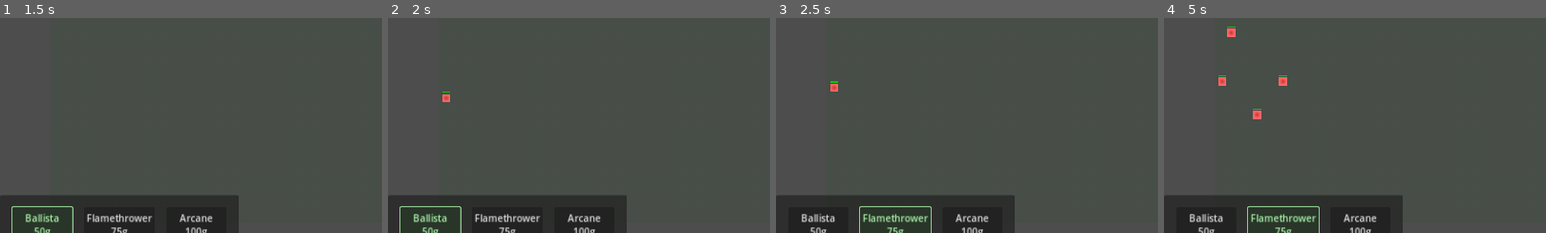
Above: before the commit, frames 1-4 (left to right).
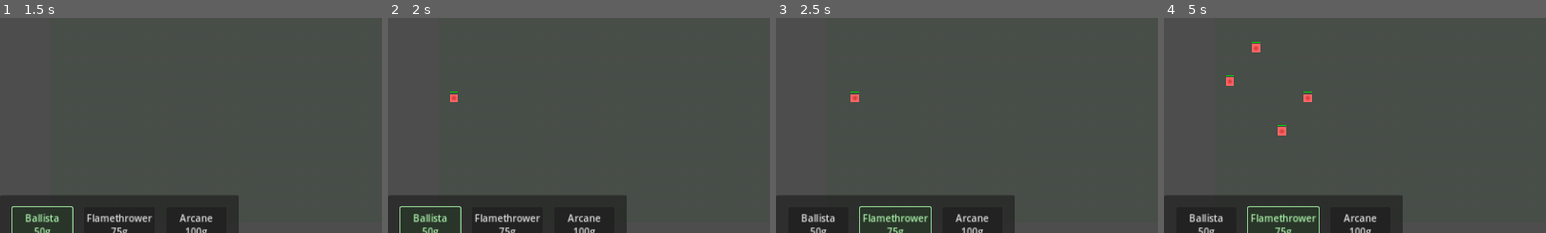
Above: after the commit, the same moments.

Repository: nickmibarra/DTF-2
Game: Godot game, scene res://scenes/TestMap.tscn
Same seed, same stepped clock (60 frames per second), same inputs: the game is played once before the commit and once after it.
Inputs:
- Up to frame 1 (1.5 s): click "Start Wave" at 0.5 s; click "Ballista 50g" at 1.25 s
- Up to frame 2 (2 s): no input
- Up to frame 3 (2.5 s): click "Flamethrower 75g" at 2 s
- Up to frame 4 (5 s): click "Arcane 100g" at 2.75 s; click "Ballista 50g" at 3.5 s; click "Flamethrower 75g" at 4.25 s
The pictures show only the part of the screen within x 0-50%, y 45-95%; the shares and areas given below are measured in that part.

Frame 1 is identical in both runs. In frame 2, 0.2% of the frame differs, in the area x 14-19%, y 34-40%; in frame 3, 0.2%; in frame 4, 0.8%, in the area x 14-39%, y 4-55%.

Commit message:
fix: enemy movement bug right after spawn

Diff:
--- a/scripts/Enemy.gd
+++ b/scripts/Enemy.gd
@@ -39,7 +39,11 @@
 var target_position: Vector2 = Vector2.ZERO
 var target_grid_pos: Vector2 = Vector2.ZERO
 var path_recalc_timer: float = 0.0
-const PATH_RECALC_INTERVAL: float = 1  # Recalculate path every 0.5 seconds if needed
+const PATH_RECALC_INTERVAL: float = 1.0  # Recalculate path every second if needed
+
+# Add initialization delay
+var init_timer: float = 0.0
+const INIT_DELAY: float = 0.1  # Short delay before starting pathfinding
 
 func _ready():
 	add_to_group("enemies")
@@ -47,8 +51,14 @@
 	assert(grid != null, "Enemy needs Grid node for pathfinding")
 	_update_health_bar()
 	process_mode = Node.PROCESS_MODE_PAUSABLE
+	last_position = position  # Set initial position for stuck detection
 
 func _process(delta):
+	# Wait for initialization delay
+	if init_timer < INIT_DELAY:
+		init_timer += delta
+		return
+
 	match current_state:
 		AI_STATE.MOVING:
 			_process_movement(delta)
@@ -56,6 +66,15 @@
 			_process_combat(delta)
 
 func _process_movement(delta):
+	# First movement after spawn
+	if current_path.is_empty() and target_position == Vector2.ZERO:
+		var target = _find_target()
+		if target:
+			target_position = target.position
+			target_grid_pos = grid.world_to_grid(target_position)
+			_recalculate_path_if_needed()
+			return
+
 	path_recalc_timer += delta
 
 	# Check for nearby walls first
--- a/scripts/Grid.gd
+++ b/scripts/Grid.gd
@@ -55,7 +55,6 @@
 	for y in range(2, GRID_HEIGHT - 2):  # Leave some margin at top/bottom
 		var spawn_point = Vector2(0, y)
 		spawn_points.append(spawn_point)
-		print("Added spawn point at grid position: ", spawn_point)  # Debug log
 
 func initialize_grid():
 	# Initialize the grid with empty cells
@@ -155,10 +154,11 @@
 
 func grid_to_world(grid_pos: Vector2) -> Vector2:
 	# Convert grid coordinates to world position (center of cell)
-	return Vector2(
+	var world_pos = Vector2(
 		grid_pos.x * BASE_GRID_SIZE + BASE_GRID_SIZE/2,
 		grid_pos.y * BASE_GRID_SIZE + BASE_GRID_SIZE/2
 	)
+	return world_pos
 
 # A* pathfinding implementation
 func find_path(start: Vector2, end: Vector2) -> PathResult:
@@ -342,5 +342,4 @@
 		return Vector2.ZERO
 
 	var spawn_point = spawn_points[randi() % spawn_points.size()]
-	# Convert grid position to world position
 	return grid_to_world(spawn_point)
--- a/scripts/TestMap.gd
+++ b/scripts/TestMap.gd
@@ -23,8 +23,6 @@
 var tower_scene = preload("res://scenes/Tower.tscn")
 
 func _ready():
-	print("TestMap: Ready called")
-
 	# Ensure grid is in group for CombatManager
 	grid.add_to_group("grid")
 
@@ -39,11 +37,7 @@
 	flag.flag_destroyed.connect(_on_flag_destroyed)
 
 	# Connect UI signals
-	print("TestMap: Connecting UI signals")
-	start_wave_button.pressed.connect(func():
-		print("TestMap: Start Wave button pressed")
-		_on_start_wave_pressed()
-	)
+	start_wave_button.pressed.connect(_on_start_wave_pressed)
 	for type in tower_buttons:
 		tower_buttons[type].pressed.connect(func(): select_tower(type))
 
@@ -69,15 +63,11 @@
 
 		# If clicking on actual UI elements, ignore placement
 		if top_bar_rect.has_point(mouse_pos) or tower_panel_rect.has_point(mouse_pos):
-			print("TestMap: Mouse click on UI element, ignoring placement")
 			return
 
-		print("TestMap: Mouse button event - button_index: ", event.button_index, " pressed: ", event.pressed)
 		if event.button_index == MOUSE_BUTTON_LEFT and event.pressed:
-			print("TestMap: Left click detected - attempting tower placement")
 			attempt_place_tower()
 		elif event.button_index == MOUSE_BUTTON_RIGHT and event.pressed:
-			print("TestMap: Right click detected - attempting wall placement")
 			attempt_place_wall()
 
 func attempt_place_tower():
@@ -87,31 +77,19 @@
 	# Convert to world space considering camera
 	var world_pos = camera.get_screen_to_canvas(viewport_mouse_pos)
 
-	print("\nTower Placement Debug:")
-	print("Viewport Mouse Position: ", viewport_mouse_pos)
-	print("World Position: ", world_pos)
-	print("Selected Tower Type: ", selected_tower_type)
-	print("Current Gold: ", gold)
-	print("Tower Cost: ", GameSettings.TOWER_COSTS[selected_tower_type])
-
 	# Convert to grid coordinates
 	var grid_pos = grid.world_to_grid(world_pos)
-	print("Grid Position: ", grid_pos)
 
 	if not grid.is_valid_cell(grid_pos):
-		print("Invalid grid position")
 		return
 
 	if grid.get_cell_type(grid_pos) != grid.TILE_TYPE.EMPTY:
-		print("Cell not empty")
 		return
 
 	var cost = GameSettings.TOWER_COSTS[selected_tower_type]
 	if gold < cost:
-		print("Not enough gold")
-		return
-
-	print("Placing tower...")
+		return
+
 	# Place tower
 	var tower = tower_scene.instantiate()
 	tower.position = grid.grid_to_world(grid_pos)
@@ -132,34 +110,24 @@
 	var camera = $GameCamera
 	var world_pos = camera.get_screen_to_canvas(viewport_mouse_pos)
 
-	print("\nWall Placement Debug:")
-	print("Viewport Mouse Position: ", viewport_mouse_pos)
-	print("World Position: ", world_pos)
-
 	# Convert to grid coordinates
 	var grid_pos = grid.world_to_grid(world_pos)
-	print("Grid Position: ", grid_pos)
 
 	if not grid.is_valid_cell(grid_pos):
-		print("Invalid grid position")
 		return
 
 	if grid.get_cell_type(grid_pos) != grid.TILE_TYPE.EMPTY:
-		print("Cell not empty")
 		return
 
 	if gold < GameSettings.WALL_COST:
-		print("Not enough gold")
-		return
-
-	print("Placing wall...")
+		return
+
 	if grid.set_cell_type(grid_pos, grid.TILE_TYPE.WALL):
 		gold -= GameSettings.WALL_COST
 		update_gold_display()
 		update_tower_buttons()
 
 func _on_start_wave_pressed():
-	print("TestMap: Starting wave...")
 	wave_manager.start_wave()
 	start_wave_button.disabled = true
 
@@ -242,19 +210,15 @@
 		tower_buttons[type].disabled = gold < GameSettings.TOWER_COSTS[type]
 
 func select_tower(type: int):
-	print("TestMap: Selecting tower type: ", type)
 	selected_tower_type = type
 
 	# Update button visuals
 	for t in tower_buttons:
 		var button = tower_buttons[t]
 		button.modulate = Color(1, 1, 1, 1) if t != type else Color(0.7, 1.0, 0.7)
-	print("TestMap: Tower type selected: ", selected_tower_type)
 
 func _on_attack_performed(attacker: Node2D, target: Node2D, damage: float):
-	if target.is_in_group("walls"):
-		print("Wall at ", target.position, " took ", damage, " damage from enemy")
-	elif target.is_in_group("flags"):
+	if target.is_in_group("flags"):
 		print("Flag took ", damage, " damage from enemy")
 
 func _on_target_destroyed(pos: Vector2):
--- a/scripts/Wall.gd
+++ b/scripts/Wall.gd
@@ -15,10 +15,8 @@
 	attackable.initialize(1000.0)  # 100 health, no armor
 	attackable.health_changed.connect(_on_health_changed)
 	attackable.destroyed.connect(_on_wall_destroyed)
-	print("Wall initialized with health: ", attackable.current_health)
 
 func _on_health_changed(current: float, maximum: float):
-	print("Wall health changed: ", current, "/", maximum)
 	if not health_bar:
 		return
 
@@ -34,7 +32,6 @@
 		health_bar.color = Color(0.8, 0, 0, 1)  # Red
 
 func _on_wall_destroyed(pos: Vector2):
-	print("Wall destroyed at position: ", pos)
 	# Tell the grid to remove this wall
 	var grid = get_parent()
 	if grid and grid.has_method("world_to_grid"):
@@ -43,7 +40,6 @@
 
 # Forward take_damage to attackable component
 func take_damage(amount: float):
-	print("Wall taking damage: ", amount)
 	if attackable:
 		attackable.take_damage(amount)
 	else:
Not shown, changed: godot.log
Not shown, removed: godot2025-02-05T18.28.35.log
Not shown, removed: godot2025-02-05T18.29.27.log
Not shown, removed: godot2025-02-05T18.31.08.log
Not shown, removed: godot2025-02-05T18.33.51.log
Not shown, removed: godot2025-02-05T18.39.37.log
Not shown, removed: godot2025-02-05T18.42.33.log
Not shown, removed: godot2025-02-05T18.45.43.log
Not shown, added: godot2025-02-05T19.26.30.log
Not shown, added: godot2025-02-05T19.27.08.log
Not shown, added: godot2025-02-05T20.12.28.log
Not shown, added: godot2025-02-05T20.13.04.log
(and 3 more such lines)
